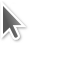
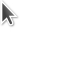
Layers edited between the first and the second 64×64 image:
renamed "(48px)_1 (50ms) (replace)" to "(32px)_1 (50ms) (replace)", opacity 66% → 75%, painted on it over (0, 0, 29, 43)
